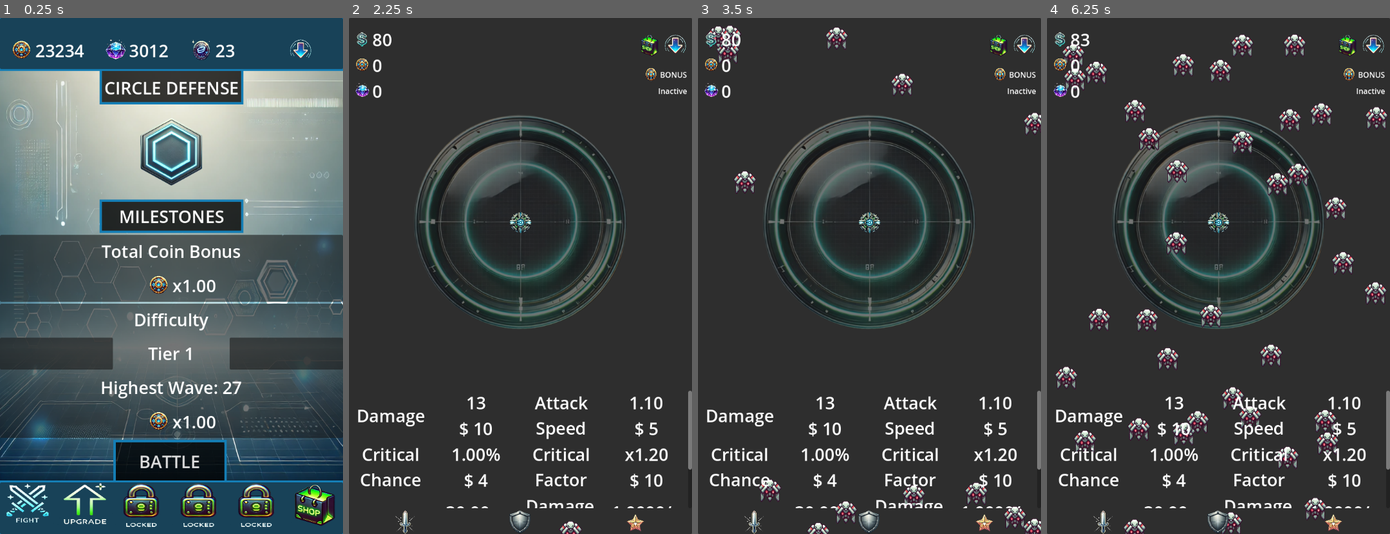
Above: before the commit, frames 1-4 (left to right).
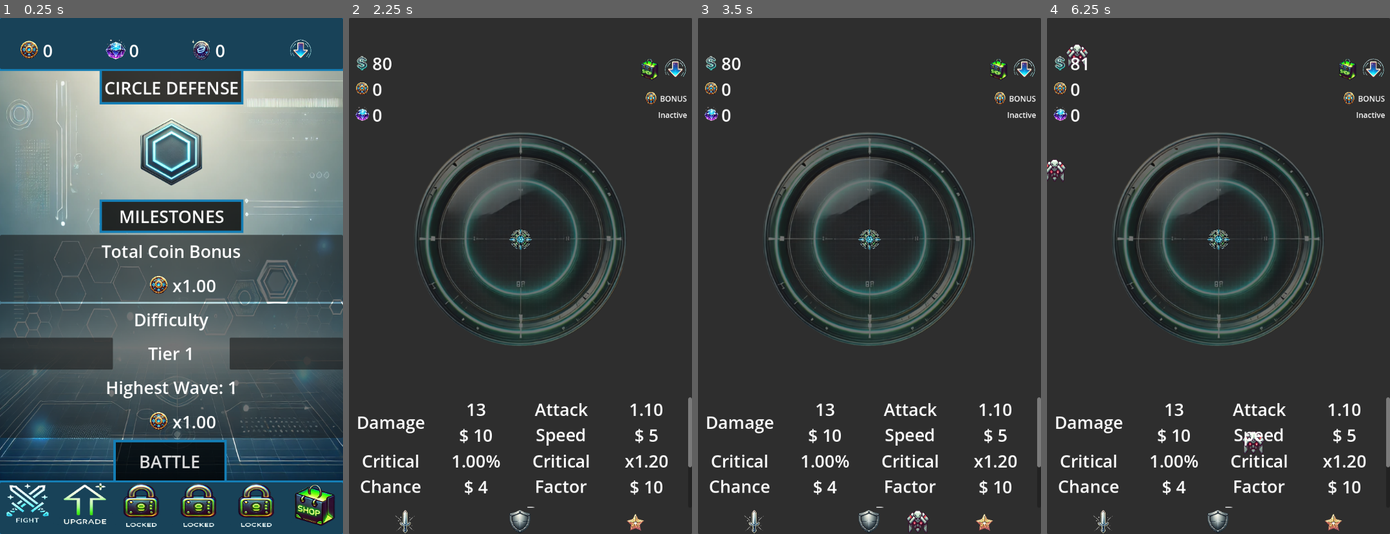
Above: after the commit, the same moments.

Repository: ascyrax/circle-defence
Game: Godot game, scene res://main.tscn
The game is run twice, just before and just after one commit, with the same random seed, the same clock (stepped at 60 frames per second) and the same inputs.
Inputs (mouse positions are in pixels of both pictures, inside the frame that each line leads up to):
- Up to frame 1 (0.25 s): no input
- Up to frame 2 (2.25 s): click (403, 353) at 0.5 s; click (633, 353) at 1.25 s; click "BATTLE" at 2 s
- Up to frame 3 (3.5 s): no input
- Up to frame 4 (6.25 s): no input

The runs differ from the first frame. In frame 1, 1.2% of the frame differs, in the area x 3-71%, y 4-74%; in frame 2, 15%; in frame 3, 17%; in frame 4, 20%, in the area x 0-100%, y 2-100%.

Commit message:
minor refactor + homePage resource updates

Diff:
--- a/bullet.gd
+++ b/bullet.gd
@@ -1,6 +1,6 @@
 extends Node2D
 
-@export var speed: float = 400.0
+@export var speed: float = 700.0
 var direction:Vector2 = Vector2.ZERO
 var targetEnemey: Area2D
 var damage: float
--- a/gamePlay.gd
+++ b/gamePlay.gd
@@ -2,7 +2,7 @@
 
 @export var enemyScene: PackedScene  # Drag your Enemy scene here
 @export var shooterScene: PackedScene
-var enemySpawnInterval: float = 0.1
+var enemySpawnInterval: float = 1
 var shooterContainerPosition
 var shooterGlobalPosition
 var shooterSpriteSize = Vector2(0.0, 0.0)
@@ -13,6 +13,7 @@
 	call_deferred("_set_shooter_range_scale")
 	call_deferred("spawn_enemies")
 	call_deferred("_render_upgrade_window")
+
 	call_deferred("_update_resources")
 	# connect to the global_data.gd (GlobalData) script for global values
 	GlobalData.dollar_value_updated.connect(_update_dollar_value)
--- a/gamePlay.tscn
+++ b/gamePlay.tscn
@@ -44,7 +44,7 @@
 layout_mode = 2
 size_flags_vertical = 3
 theme_override_constants/margin_left = 10
-theme_override_constants/margin_top = 20
+theme_override_constants/margin_top = 70
 theme_override_constants/margin_right = 10
 
 [node name="HBoxContainer" type="HBoxContainer" parent="Panel/VBoxContainer/MarginContainer"]
--- a/main.gd
+++ b/main.gd
@@ -4,7 +4,9 @@
 
 # Called when the node enters the scene tree for the first time.
 func _ready() -> void:
-	pass # Replace with function body.
+	call_deferred("_update_resources")
+	GlobalData.coin_value_updated.connect(_update_coin_value)
+	GlobalData.gem_value_updated.connect(_update_gem_value)
 
 
 # Called every frame. 'delta' is the elapsed time since the previous frame.
@@ -14,3 +16,15 @@
 
 func _on_button_pressed() -> void:
 	get_tree().change_scene_to_packed(gamePlayScene)
+
+func _update_resources():
+	_update_coin_value(str(GlobalData.get_coin_value()))
+	_update_gem_value(str(GlobalData.get_gem_value()))
+
+func _update_coin_value(value):
+	var coinValue = $"Panel/HomeScreen/ResourcePanel/ResourceDisplay/Coin/CoinValue" as Label
+	coinValue.text = str(value)
+
+func _update_gem_value(value):
+	var gemValue = $"Panel/HomeScreen/ResourcePanel/ResourceDisplay/Gem/GemValue" as Label
+	gemValue.text = str(value)
--- a/main.tscn
+++ b/main.tscn
@@ -110,7 +110,7 @@
 layout_mode = 2
 size_flags_horizontal = 2
 theme_override_font_sizes/font_size = 36
-text = "23234
+text = "0
 "
 
 [node name="Gem" type="HBoxContainer" parent="Panel/HomeScreen/ResourcePanel/ResourceDisplay"]
@@ -130,7 +130,7 @@
 layout_mode = 2
 size_flags_horizontal = 2
 theme_override_font_sizes/font_size = 36
-text = "3012
+text = "0
 "
 
 [node name="_sth" type="HBoxContainer" parent="Panel/HomeScreen/ResourcePanel/ResourceDisplay"]
@@ -150,8 +150,7 @@
 layout_mode = 2
 size_flags_horizontal = 2
 theme_override_font_sizes/font_size = 36
-text = "23
-"
+text = "0"
 
 [node name="DropDown" type="HBoxContainer" parent="Panel/HomeScreen/ResourcePanel/ResourceDisplay"]
 layout_mode = 2
@@ -324,7 +323,7 @@
 layout_mode = 2
 size_flags_vertical = 3
 theme_override_font_sizes/font_size = 36
-text = "Highest Wave: 27"
+text = "Highest Wave: 1"
 horizontal_alignment = 1
 vertical_alignment = 1
 
Not shown, changed: circle defense.apk
Not shown, changed: circle defense.apk.idsig
